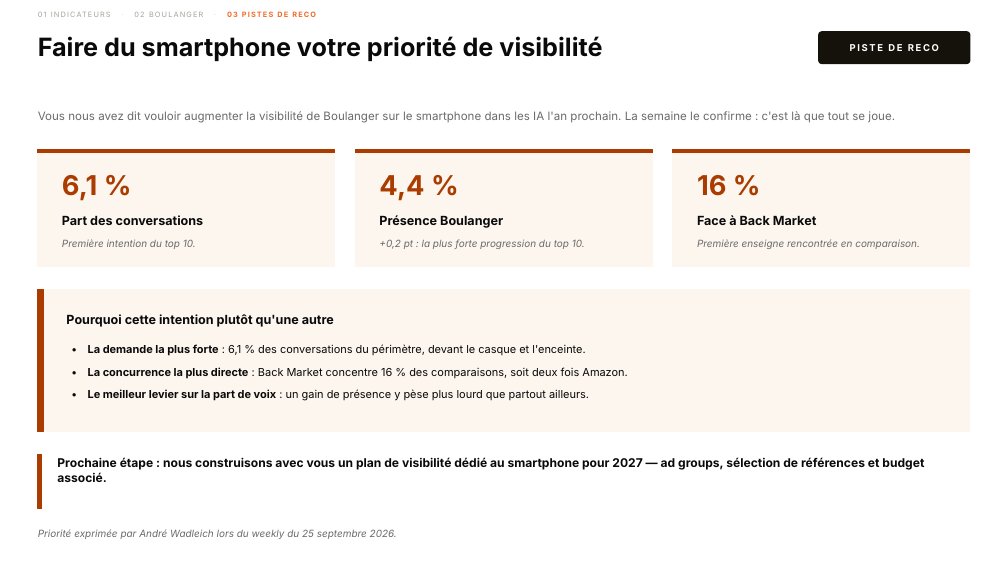
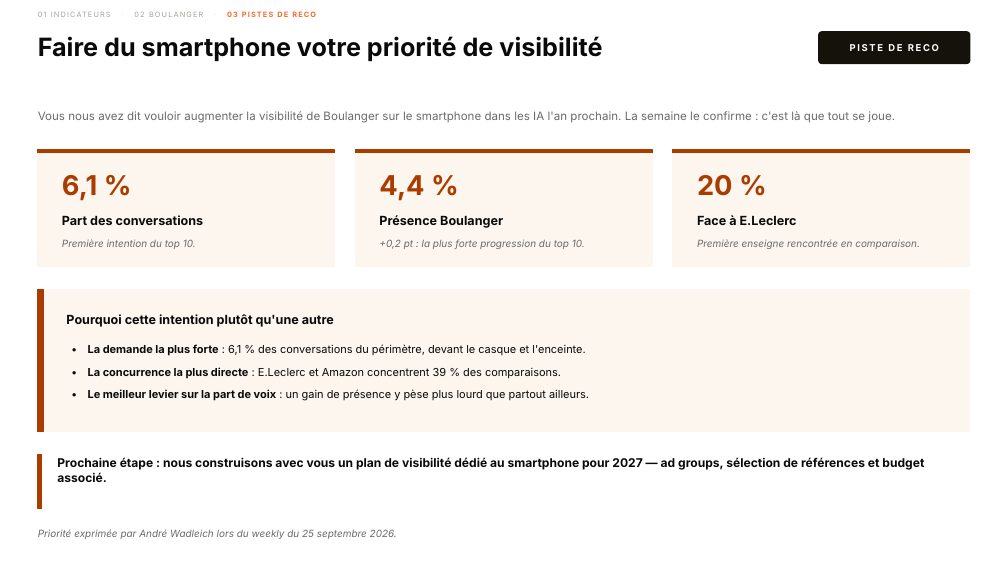
Before and after one commit to stephanemonmarson-creator/Lemrock, a slide deck: slide 9 of 20261001_Rapport_Boulanger_Hebdo.pptx. Drawn at 1008x567 pixels with LibreOffice and Linux fonts; fonts in the diff are those of the drawing. Boxes give left, top, right and bottom in pixels: in the first picture for what was removed or moved away, otherwise in the second. Text is boxed around its words. In the diff, an @@ line names an element or a change of style, - is before the commit and + after.

```diff
--- a/20261001_Rapport_Boulanger_Hebdo.pptx
+++ b/20261001_Rapport_Boulanger_Hebdo.pptx
@@ text at box(697, 175, 733, 196): text changed @@
-16 %
+20 %
@@ text at box(697, 215, 797, 225): text changed @@
-Face à Back Market
+Face à E.Leclerc
@@ text at box(88, 367, 561, 378): text changed @@
-La concurrence la plus directe : Back Market concentre 16 % des comparaisons, soit deux fois Amazon.
+La concurrence la plus directe : E.Leclerc et Amazon concentrent 39 % des comparaisons.
```
Also in this commit, not shown: 3 other slides changed.
